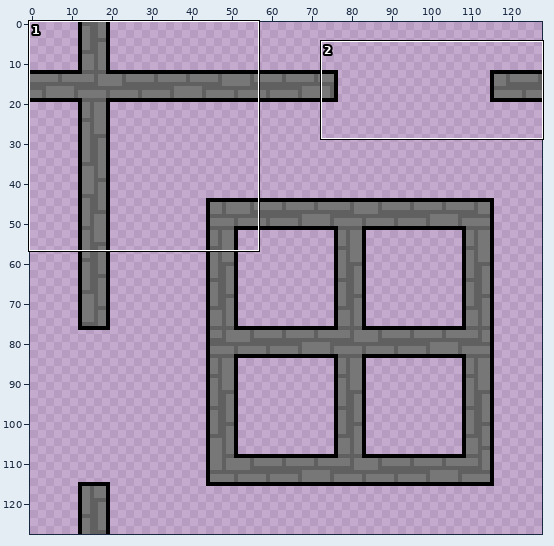
A sprite sheet gets an edit: img/tilemaps/walls.png. Above, an overview of the earlier version with the close-up marked.
Close-up. Before the commit:
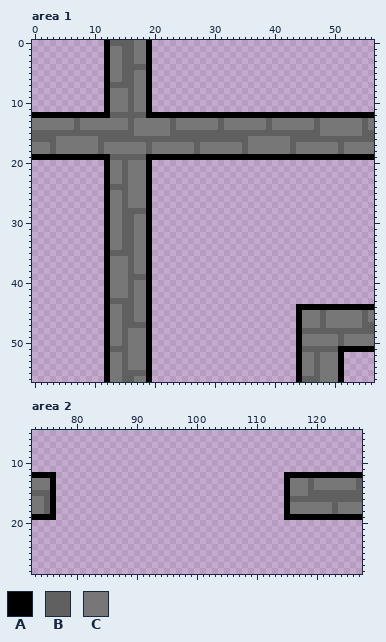
The file is 128x128 pixels. Shown: area 1: x 0..56, y 0..56; area 2: x 73..127, y 5..28. The commit also changed other parts of the picture, which this record leaves out.
Palette (. is transparent): A #000000  B #606060  C #777777
Pixels before, area 1 (only the part around the change), first column x 0:
 0 ............ABBBBCCA.....................................
 1 ............ACCBBCCA.....................................
 2 ............ACCBBCCA.....................................
 3 ............ACCBBCCA.....................................
 4 ............ACCBBBBA.....................................
 5 ............ACCBBCCA.....................................
 6 ............ACCBBCCA.....................................
 7 ............ABBBBCCA.....................................
 8 ............ACCCBCCA.....................................
 9 ............ACCCBCCA.....................................
10 ............ACCCBCCA.....................................
11 ............ACCCBCCA.....................................
12 AAAAAAAAAAAAABBBBBBAAAAAAAAAAAAAAAAAAAAAAAAAAAAAAAAAAAAAA
13 CCCCCCCBCCCCCCCCBCCCCCCBCCCCCCCBCCCCCCCBCCCCCCCBCCCCCCCBC
14 CCCCCCCBCCCCCCCCBCCCCCCBCCCCCCCBCCCCCCCBCCCCCCCBCCCCCCCBC
15 BBBBBBBBBBBBBBBBBCCCCCCBBBBBBBBBBBBBBBBBBBBBBBBBCCCCCCCBB
16 BBBBCCCCCCCBBBBBBBBBBBBBBBBBBBBBBBBBCCCCCCCBBBBBBBBBBBBBB
17 CCCBCCCCCCCBCCCCCCCBCCCCCCCBCCCCCCCBCCCCCCCBCCCCCCCBCCCCC
18 CCCBCCCCCCCBCCCCCCCBCCCCCCCBCCCCCCCBCCCCCCCBCCCCCCCBCCCCC
19 AAAAAAAAAAAAABBBBBBAAAAAAAAAAAAAAAAAAAAAAAAAAAAAAAAAAAAAA
20 ............ACCBCCCA.....................................
21 ............ACCBCCCA.....................................
22 ............ACCBCCCA.....................................
23 ............ACCBCCCA.....................................
24 ............ABBBCCCA.....................................
25 ............ACCBCCCA.....................................
26 ............ACCBCCCA.....................................
27 ............ACCBCCCA.....................................
28 ............ACCBBBBA.....................................
29 ............ACCBBCCA.....................................
30 ............ACCBBCCA.....................................
31 ............ACCBBCCA.....................................
32 ............ACCBBCCA.....................................
33 ............ACCBBCCA.....................................
34 ............ACCBBCCA.....................................
35 ............ABBBBCCA.....................................
36 ............ACCCBCCA.....................................
37 ............ACCCBCCA.....................................
38 ............ACCCBCCA.....................................
39 ............ACCCBBBA.....................................
40 ............ACCCBCCA.....................................
41 ............ACCCBCCA.....................................
42 ............ACCCBCCA.....................................
43 ............ABBBBCCA.....................................
44 ............ACCBBCCA........................AAAAAAAAAAAAA
45 ............ACCBBCCA........................ACCCBCCCCCCBC
46 ............ACCBBCCA........................ACCCBCCCCCCBC
47 ............ACCBBBBA........................ACCCBCCCCCCBB
48 ............ACCBCCCA........................ABBBBBBBBBBBB
49 ............ACCBCCCA........................ACCCCCCBCCCCC
50 ............ACCBCCCA........................ACCCCCCBCCCCC
51 ............ABBBCCCA........................ABBBBBBAAAAAA
52 ............ACCBCCCA........................ACCBCCCA.....
53 ............ACCBCCCA........................ACCBCCCA.....
54 ............ACCBCCCA........................ACCBCCCA.....
55 ............ACCBBBBA........................ACCBCCCA.....
56 ............ACCBBCCA........................ABBBCCCA.....
Pixels before, area 2, first column x 73:
12 AAAA......................................AAAAAAAAAAAAA
13 CCCA......................................ACCCBCCCCCCCB
14 CCCA......................................ACCCBCCCCCCCB
15 BBBA......................................ACCCBBBBBBBBB
16 CCBA......................................ABBBBBBBBBBBB
17 CCBA......................................ACCCCCCCBCCCC
18 CCBA......................................ACCCCCCCBCCCC
19 AAAA......................................AAAAAAAAAAAAA
The same view after the edit:
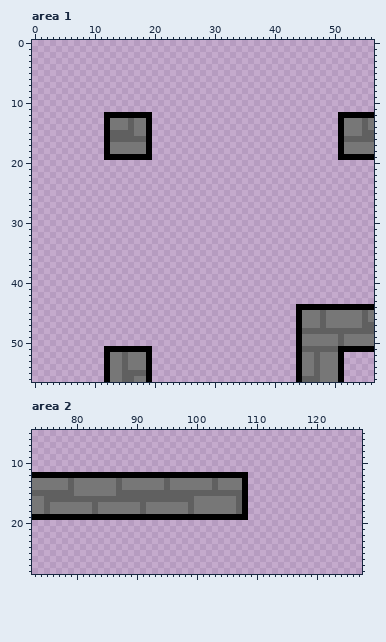
What changed:
Changed rows in their new state; - is an unchanged pixel.
Area 1:
first column x 0:
 0 ------------........--------------------------------
 1 ------------........--------------------------------
 2 ------------........--------------------------------
 3 ------------........--------------------------------
 4 ------------........--------------------------------
 5 ------------........--------------------------------
 6 ------------........--------------------------------
 7 ------------........--------------------------------
 8 ------------........--------------------------------
 9 ------------........--------------------------------
10 ------------........--------------------------------
11 ------------........--------------------------------
12 ............-AAAAAA-...............................-
13 ............A------A...............................A
14 ............A------A...............................A
15 ............A------A...............................A
16 ............A------A...............................A
17 ............A------A...............................A
18 ............A------A...............................A
19 ............-AAAAAA-...............................-
20 ------------........--------------------------------
21 ------------........--------------------------------
22 ------------........--------------------------------
23 ------------........--------------------------------
24 ------------........--------------------------------
25 ------------........--------------------------------
26 ------------........--------------------------------
27 ------------........--------------------------------
28 ------------........--------------------------------
29 ------------........--------------------------------
30 ------------........--------------------------------
31 ------------........--------------------------------
32 ------------........--------------------------------
33 ------------........--------------------------------
34 ------------........--------------------------------
35 ------------........--------------------------------
36 ------------........--------------------------------
37 ------------........--------------------------------
38 ------------........--------------------------------
39 ------------........--------------------------------
40 ------------........--------------------------------
41 ------------........--------------------------------
42 ------------........--------------------------------
43 ------------........--------------------------------
44 ------------........--------------------------------
45 ------------........--------------------------------
46 ------------........--------------------------------
47 ------------........--------------------------------
48 ------------........--------------------------------
49 ------------........--------------------------------
50 ------------........--------------------------------
51 -------------AAAAAA---------------------------------
Area 2:
first column x 76:
12 -AAAAAAAAAAAAAAAAAAAAAAAAAAAAAAAA------.............
13 CCCBCCCCCCCBCCCCCCCBCCCCCCCBCCCCA------.............
14 CCCBCCCCCCCBCCCCCCCBCCCCCCCBCCCCA------.............
15 BBBBCCCCCCCBBBBBBBBBBBBBBBBBBBBBA------.............
16 BBBBBBBBBBBBBBBBBBBBBBBBCCCCCCCBA------.............
17 CCCCCCCBCCCCCCCBCCCCCCCBCCCCCCCBA------.............
18 CCCCCCCBCCCCCCCBCCCCCCCBCCCCCCCBA------.............
19 -AAAAAAAAAAAAAAAAAAAAAAAAAAAAAAAA------.............
Pixel boxes of the changes (left, top, right, bottom) in both close-ups:
changed: (32, 40, 344, 352)
changed: (50, 472, 248, 520)
erased: (284, 472, 362, 520)
